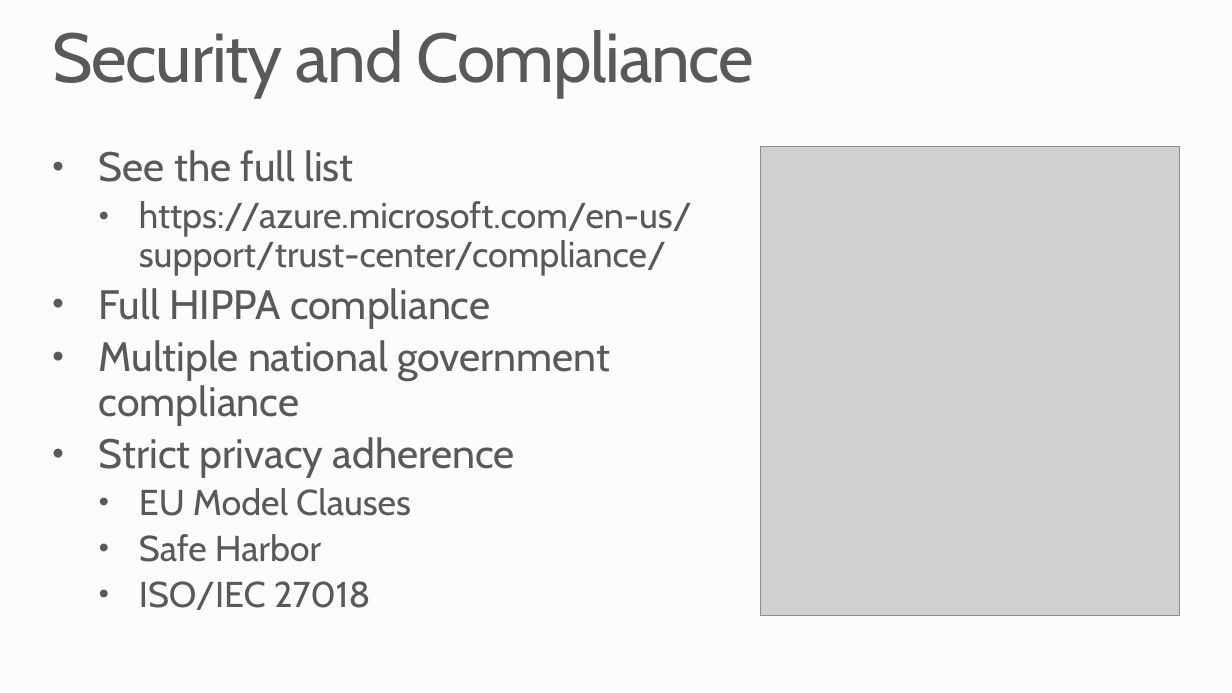
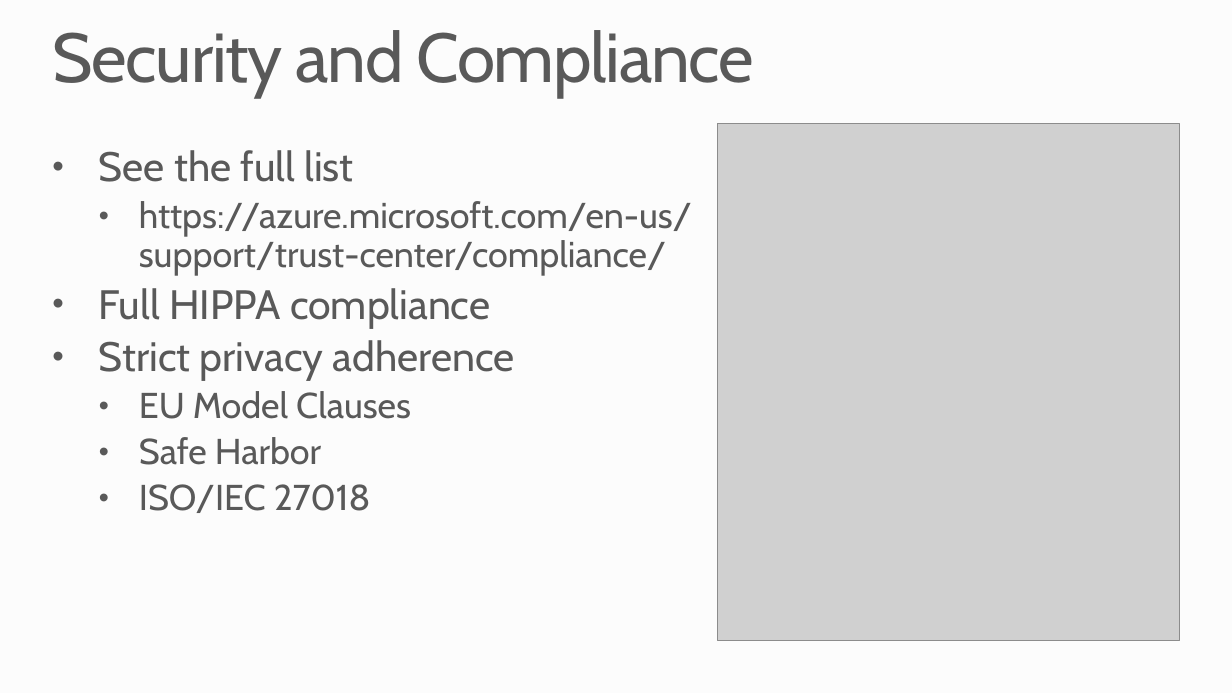
Before and after one commit to MSRConnections/Azure-training-course, a slide deck: slide 12 of Content/Introduction/Azure Overview.pptx. Drawn at 1232x693 pixels with LibreOffice and Linux fonts; fonts in the diff are those of the drawing; grey boxes stand for pictures; background and template pictures are left out. Boxes give left, top, right and bottom in pixels: in the first picture for what was removed or moved away, otherwise in the second. Text is boxed around its words. In the diff, an @@ line names an element or a change of style, - is before the commit and + after.

```diff
--- a/Content/Introduction/Azure Overview.pptx
+++ b/Content/Introduction/Azure Overview.pptx
@@ picture: place and size @@
-picture at box(761, 146, 1180, 616)
+picture at box(718, 124, 1180, 640)
@@ text at box(99, 340, 610, 425): paragraph removed @@
-• Multiple national government
-  compliance
```
Also in this commit, not shown: 3 other slides changed, 1 slide added, 1 slide removed, 2 other files.
